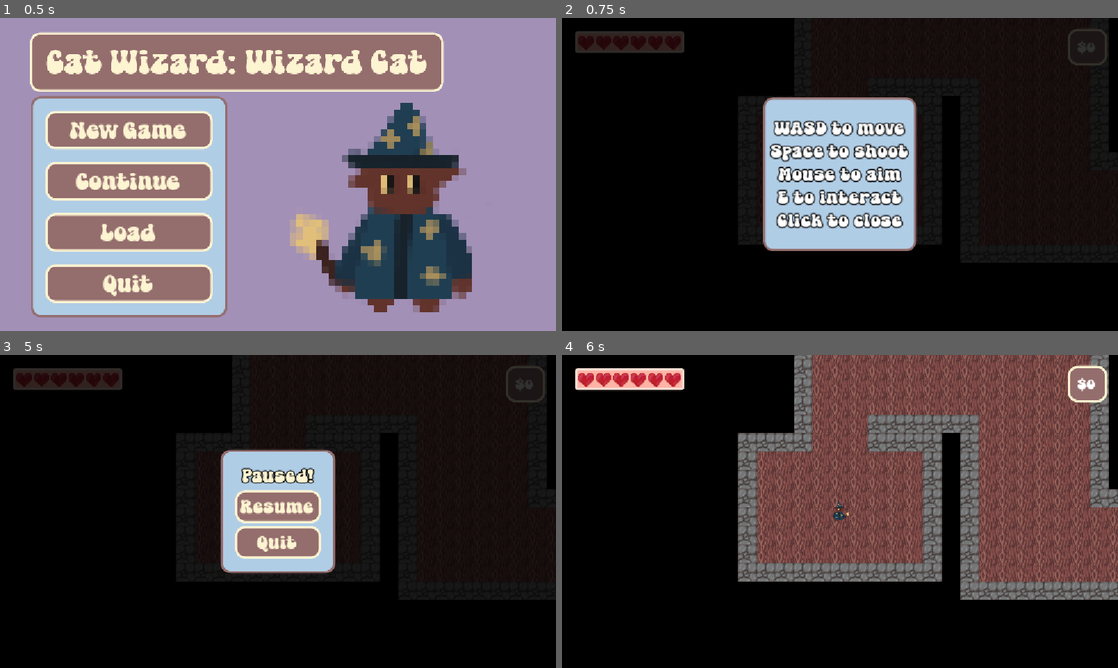
Above: before the commit, frames 1-4 (two rows, left to right).
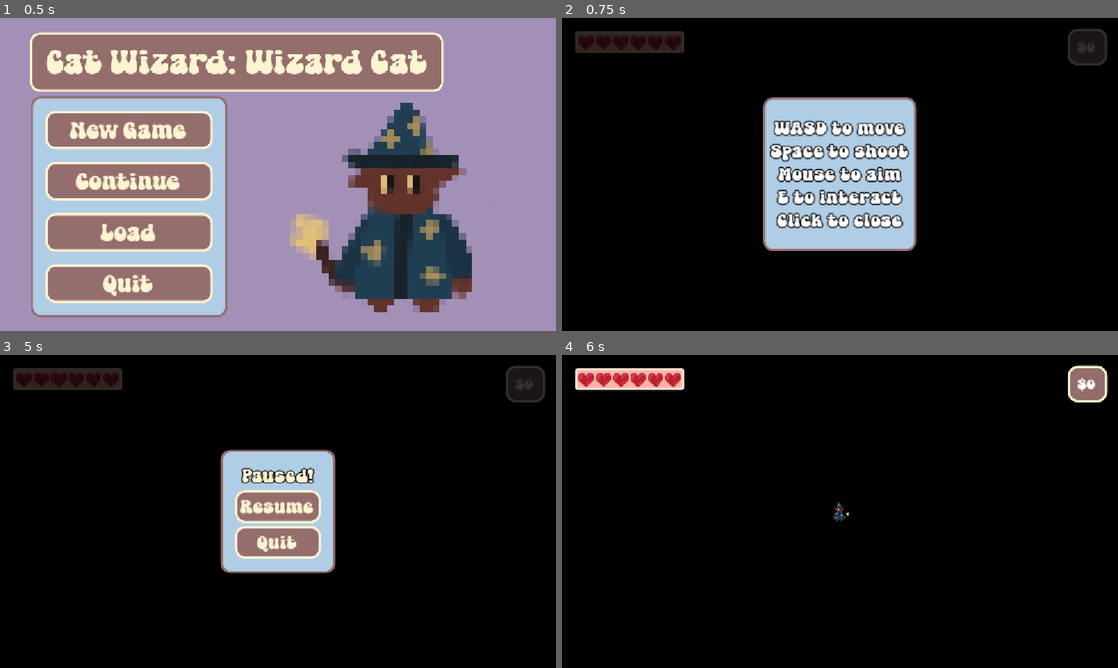
Above: after the commit, the same moments.

Repository: teganmy/wizard-cat-cat-wizard
Game: Godot game, scene res://main.tscn
Same seed, same stepped clock (60 frames per second), same inputs: the game is played once before the commit and once after it.
Inputs (mouse positions are in pixels of both pictures, inside the frame that each line leads up to):
- Up to frame 1 (0.5 s): no input
- Up to frame 2 (0.75 s): click "New Game" at 0.5 s
- Up to frame 3 (5 s): tap Enter (interact) at 1.25, 2, 2.1, 2.75, 3.5, 4.25, 4.35 s; move the mouse to (400, 495) at 1.27 s; hold Right (player_right) 1.28-2.03 s; tap Space (fire) at 1.35, 3.6 s; move the mouse to (166, 527) at 2.02 s; hold Down (player_down) 2.03-2.78 s; move the mouse to (333, 442) at 2.77 s; hold Right (player_right) 2.78-3.53 s; tap Shift (player_dodge) at 2.85 s; move the mouse to (250, 574) at 3.52 s; hold W (player_up) 3.53-4.28 s; move the mouse to (444, 558) at 4.27 s; hold Left (player_left) from 4.28 s (still down); tap Escape (pause) at 4.9 s
- Up to frame 4 (6 s): move the mouse to (673, 464) at 5.02 s; tap Shift (player_dodge) at 5.1 s; release Left (player_left) at 5.75 s; click "Resume" at 5.75 s

Frame 1 is identical in both runs. In frame 2, 8.6% of the frame differs, in the area x 31-100%, y 0-78%; in frame 3, 9.8%; in frame 4, 46%, in the area x 31-100%, y 0-79%.

Commit message:
Added more robust scene changing logic through autoload

Diff:
--- a/wizard-cat-game/UI/confirm_menu.gd
+++ b/wizard-cat-game/UI/confirm_menu.gd
@@ -10,4 +10,4 @@
 	hide()
 
 func _on_confirm_button_pressed() -> void:
-	get_tree().change_scene_to_file("res://main.tscn")
+	SceneLoader.change_to_home()
--- a/wizard-cat-game/UI/hud.gd
+++ b/wizard-cat-game/UI/hud.gd
@@ -4,9 +4,13 @@
 
 func _ready() -> void:
 	PlayerState.currency_changed.connect(_on_currency_changed)
-	$TutorialPopup.popup_centered()
-	get_tree().set_deferred("paused", true)
-	$PauseRect.show()
+	if PlayerState.player_is_new:
+		$TutorialPopup.popup_centered()
+		get_tree().set_deferred("paused", true)
+		$PauseRect.show()
+		PlayerState.player_is_new = false
+	else:
+		LevelState.enter()
 
 func _on_currency_changed(new: int) -> void:
 	money_label.text = "$%s" % new
--- a/wizard-cat-game/UI/pause_menu.gd
+++ b/wizard-cat-game/UI/pause_menu.gd
@@ -22,4 +22,4 @@
 
 func _on_quit_button_pressed() -> void:
 	toggle_pause.call_deferred()
-	get_tree().change_scene_to_file.call_deferred("res://main.tscn")
+	SceneLoader.change_to_menu()
--- a/wizard-cat-game/levels/home_base.tscn
+++ b/wizard-cat-game/levels/home_base.tscn
@@ -1,10 +1,12 @@
 [gd_scene format=3 uid="uid://c0tlynvfb03nu"]
 
 [ext_resource type="Script" uid="uid://bsobkaqnjrnuk" path="res://levels/level.gd" id="1_xolgs"]
+[ext_resource type="PackedScene" uid="uid://6t34451gxrtm" path="res://player/player.tscn" id="2_43h8d"]
 [ext_resource type="PackedScene" uid="uid://bbhvbmlbu1ne7" path="res://UI/hud.tscn" id="2_sancg"]
 
 [node name="HomeBase" type="Node2D" unique_id=1618752609]
 script = ExtResource("1_xolgs")
+player_scene = ExtResource("2_43h8d")
 
 [node name="TileMapLayer" type="TileMapLayer" parent="." unique_id=1959786645]
 
--- /dev/null
+++ b/wizard-cat-game/levels/scene_loader.gd
@@ -0,0 +1,18 @@
+extends Node
+
+func change_to_home() -> void:
+	get_tree().set_deferred("paused", false)
+	LevelState.exit()
+	get_tree().change_scene_to_file.call_deferred("res://levels/home_base.tscn")
+
+func change_to_level(level: int) -> void:
+	get_tree().set_deferred("paused", false)
+	var filename = "res://levels/level_%s.tscn" % level
+	LevelState.exit()
+	if ResourceLoader.exists(filename):
+		get_tree().change_scene_to_file.call_deferred(filename)
+
+func change_to_menu() -> void:
+	get_tree().set_deferred("paused", false)
+	LevelState.exit()
+	get_tree().change_scene_to_file.call_deferred("res://main.tscn")
--- a/wizard-cat-game/main.gd
+++ b/wizard-cat-game/main.gd
@@ -1,7 +1,8 @@
 extends Node2D
 
 func _on_new_game_button_pressed() -> void:
-	get_tree().change_scene_to_file("res://levels/level_1.tscn")
+	PlayerState.reset()
+	SceneLoader.change_to_home()
 
 func _on_quit_button_pressed() -> void:
 	get_tree().quit()
--- a/wizard-cat-game/player/player_state.gd
+++ b/wizard-cat-game/player/player_state.gd
@@ -16,7 +16,14 @@
 		new = max(new, 0)
 		currency_changed.emit(new)
 		currency = new
+var player_is_new: bool = true
 
 signal current_health_changed(new: int)
 signal max_health_changed(new: int)
 signal currency_changed(new: int)
+
+func reset() -> void:
+	current_health = 0
+	max_health = 0
+	currency = 0
+	player_is_new = true
--- a/wizard-cat-game/project.godot
+++ b/wizard-cat-game/project.godot
@@ -20,6 +20,7 @@
 PlayerState="*uid://bsi82jkp1yi24"
 RoomState="*uid://dd2y5kdwms2pv"
 LevelState="*uid://cbsmpq5v8dw0c"
+SceneLoader="*uid://dc4g18ntwdqgq"
 
 [display]
 
Not shown, added: wizard-cat-game/levels/scene_loader.gd.uid
